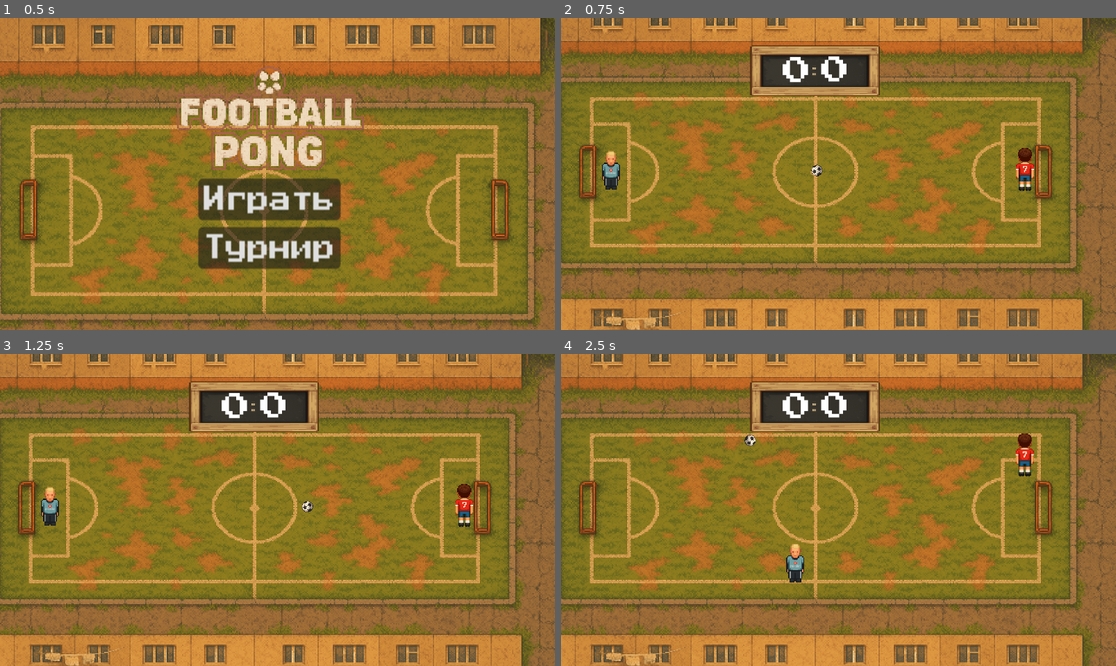
Above: before the commit, frames 1-4 (two rows, left to right).
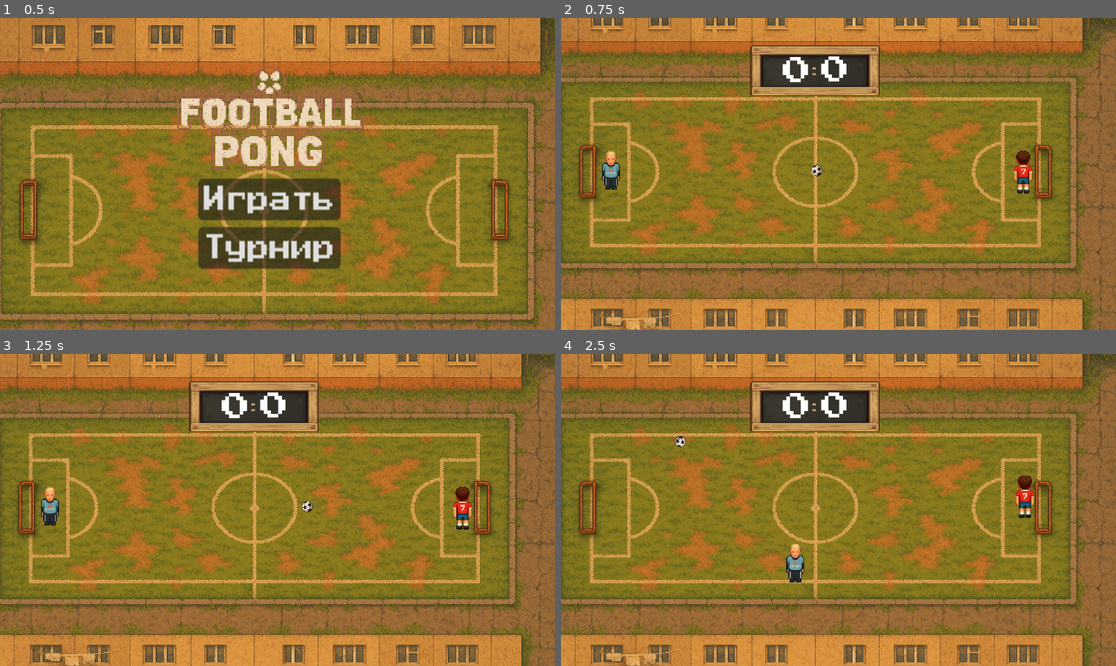
Above: after the commit, the same moments.

Repository: supervi5w4/footballpong
Game: Godot game, scene res://scenes/menu.tscn
Same seed, same stepped clock (60 frames per second), same inputs: the game is played once before the commit and once after it.
Inputs:
- Up to frame 1 (0.5 s): no input
- Up to frame 2 (0.75 s): click "Играть" at 0.5 s
- Up to frame 3 (1.25 s): no input
- Up to frame 4 (2.5 s): hold Right (ui_right) 1.28-2.03 s; hold Down (ui_down) from 2.03 s (still down)

Frame 1 is identical in both runs. In frame 2, 0.3% of the frame differs, in the area x 81-86%, y 41-57%; in frame 3, 0.3%; in frame 4, 0.8%, in the area x 20-86%, y 25-53%.

Commit message:
Add files via upload

Diff:
--- a/scenes/ai_paddle.gd
+++ b/scenes/ai_paddle.gd
@@ -1,6 +1,6 @@
 # ------------------------------------------------------------
 # AiPaddle.gd — Advanced AI for Football Pong
-# Godot 4.4.1 | GDScript 2.0 | v2.6 (HIGH_SPEED_DEFEND, EDGE_GUARD)
+# Godot 4.4.1 | GDScript 2.0 | v2.6+ (HIGH_SPEED_DEFEND, EDGE_GUARD, aggression)
 # ------------------------------------------------------------
 extends CharacterBody2D
 class_name AiPaddle
@@ -9,6 +9,7 @@
 @export var skill: float = 0.85
 @export_enum("aggressive", "balanced", "defensive")
 var behaviour_style: String = "balanced"
+@export var aggression: float = 0.5    # 0 — очень сдержанно, 1 — очень навязчиво
 
 @export var ball_path: NodePath
 @export var player_path: NodePath
@@ -145,7 +146,9 @@
 		else:
 			match _state:
 				State.DEFEND:
-					_state = State.INTERCEPT if b_to_me else State.BLOCK_PLAYER if b_to_player and randf() < 0.5 else State.ATTACK
+					# aggression влияет на вероятность BLOCK_PLAYER: чем выше aggression — тем меньше бот держится позади
+					var block_chance: float = lerp(0.7, 0.2, aggression)
+					_state = State.INTERCEPT if b_to_me else State.BLOCK_PLAYER if b_to_player and randf() < block_chance else State.ATTACK
 				State.INTERCEPT:
 					_state = State.FAKE if randf() < 0.25 else _state
 				State.BLOCK_PLAYER:
@@ -306,7 +309,7 @@
 	return my_goal.lerp(start_pos, 0.2)
 
 func _add_error(style: Dictionary) -> void:
-	var r: float = ERROR_BASE_RADIUS * (1.0 - skill) * float(style.error_mult)
+	var r: float = ERROR_BASE_RADIUS * pow(1.0 - skill, 2.0) * float(style.error_mult)
 	_target_pos += Vector2(randf_range(-r, r), randf_range(-r, r))
 
 func _clamp_advancement() -> void:
@@ -323,7 +326,8 @@
 		velocity = Vector2.ZERO
 		return
 	dir = dir.normalized()
-	var speed: float = BASE_SPEED * float(style.speed_mul) * lerp(0.6, 1.0, skill)
+	var speed_jitter: float = randf_range(1.0 - (1.0 - skill) * 0.3, 1.0 + (1.0 - skill) * 0.3)
+	var speed: float = BASE_SPEED * float(style.speed_mul) * speed_jitter * lerp(0.6, 1.0, skill)
 	match _state:
 		State.ATTACK:
 			speed *= 1.2
@@ -338,6 +342,6 @@
 
 func _schedule_next_think() -> void:
 	var style: Dictionary = STYLE_DB.get(behaviour_style, STYLE_DB["balanced"])
-	var react: float = REACTION_BASE + (1.0 - skill) * 0.25
+	var react: float = REACTION_BASE + pow(1.0 - skill, 2.0) * 0.4
 	react *= randf_range(0.8, 1.4) * float(style.error_mult)
 	_time_to_next_think = react
--- a/scenes/tournament_game.gd
+++ b/scenes/tournament_game.gd
@@ -1,18 +1,20 @@
 # ------------------------------------------------------------
 # tournament_game.gd — Проведение матча в турнире
-# Динамически настраивает ИИ по силе соперника
-# Управляет двумя таймами и результатами
+# Динамически настраивает ИИ по силе соперника и ходу игры
+# Управляет двумя таймами и итогом
 # ------------------------------------------------------------
 
 extends Node
 
-@export var half_duration: float = 15.0                # Длительность тайма (сек)
-@export var pause_between_halves: float = 3.0          # Пауза между таймами (сек)
+@export var half_duration: float = 15.0         # Длительность тайма (сек)
+@export var pause_between_halves: float = 3.0   # Пауза между таймами (сек)
 
 @onready var game_node: Node2D = get_parent() as Node2D
 @onready var message_label: Label = game_node.get_node("UI/MessageLabel") as Label
 
 var current_half: int = 0
+var ai: AiPaddle
+var base_skill: float = 0.8
 
 func _ready() -> void:
 	# --- Сброс счёта ---
@@ -34,21 +36,39 @@
 		s = float(opponent.get("strength", 0.8))
 		s = clamp(s, 0.6, 0.99)
 	else:
-		Score.player_is_home = true  # по умолчанию
+		Score.player_is_home = true
 		s = clamp(s, 0.6, 0.99)
 
 	# --- Настройка ИИ ---
-	var ai = game_node.get_node("AiPaddle") as AiPaddle
+	ai = game_node.get_node("AiPaddle") as AiPaddle
+	base_skill = s
 	ai.skill = s
-	if s > 0.9:
-		ai.behaviour_style = "aggressive"
-	elif s > 0.8:
-		ai.behaviour_style = "balanced"
-	else:
-		ai.behaviour_style = "defensive"
+	_apply_ai_tuning()
+	Score.score_changed.connect(_on_score_changed)
 
 	current_half = 0
 	_start_next_half()
+
+func _apply_ai_tuning() -> void:
+	if ai.skill > 0.9:
+		ai.behaviour_style = "aggressive"
+		ai.max_bounces = 5
+		ai.aggression = 0.8
+	elif ai.skill > 0.8:
+		ai.behaviour_style = "balanced"
+		ai.max_bounces = 3
+		ai.aggression = 0.5
+	else:
+		ai.behaviour_style = "defensive"
+		ai.max_bounces = 2
+		ai.aggression = 0.3
+
+func _on_score_changed(left: int, right: int) -> void:
+	var player_goals: int = left if Score.player_is_home else right
+	var ai_goals: int = right if Score.player_is_home else left
+	var diff: int = player_goals - ai_goals
+	ai.skill = clamp(base_skill + diff * 0.1, 0.4, 0.99)
+	_apply_ai_tuning()
 
 func _start_next_half() -> void:
 	current_half += 1
